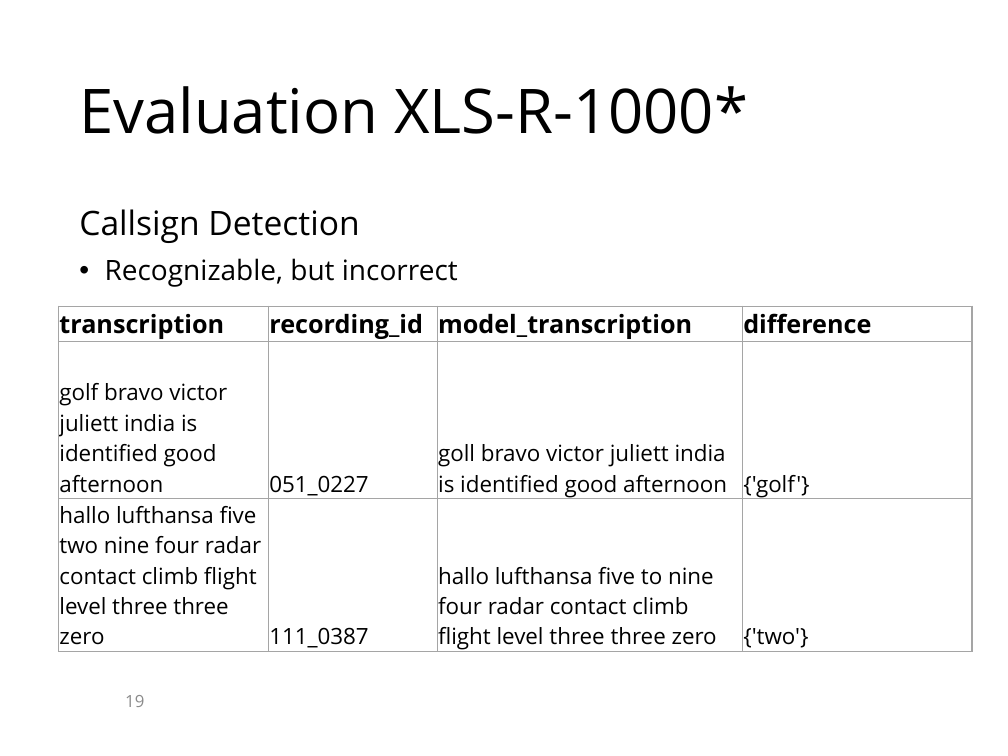
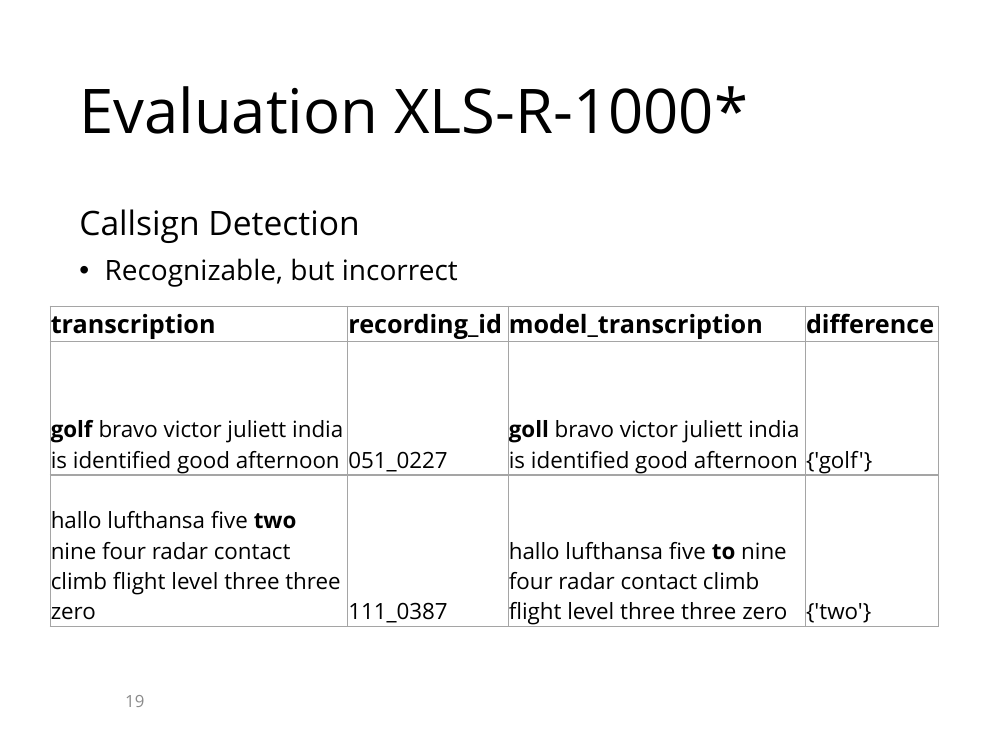
Before and after one commit to KaranChand/ATC, a slide deck: slide 19 of Thesis presentation ATC.pptx. Drawn at 1008x756 pixels with LibreOffice and Linux fonts; fonts in the diff are those of the drawing; background and template pictures are left out. Boxes give left, top, right and bottom in pixels: in the first picture for what was removed or moved away, otherwise in the second. Text is boxed around its words. In the diff, an @@ line names an element or a change of style, - is before the commit and + after.

```diff
--- a/Thesis presentation ATC.pptx
+++ b/Thesis presentation ATC.pptx
@@ table at (50, 306, 938, 629) @@
@@ bold on in "golf", "goll", "two", "to" @@
@@ table: place and size @@
-table at (58, 306, 971, 654)
+table at (50, 306, 938, 629)
```
Also in this commit, not shown: 14 other slides changed.
